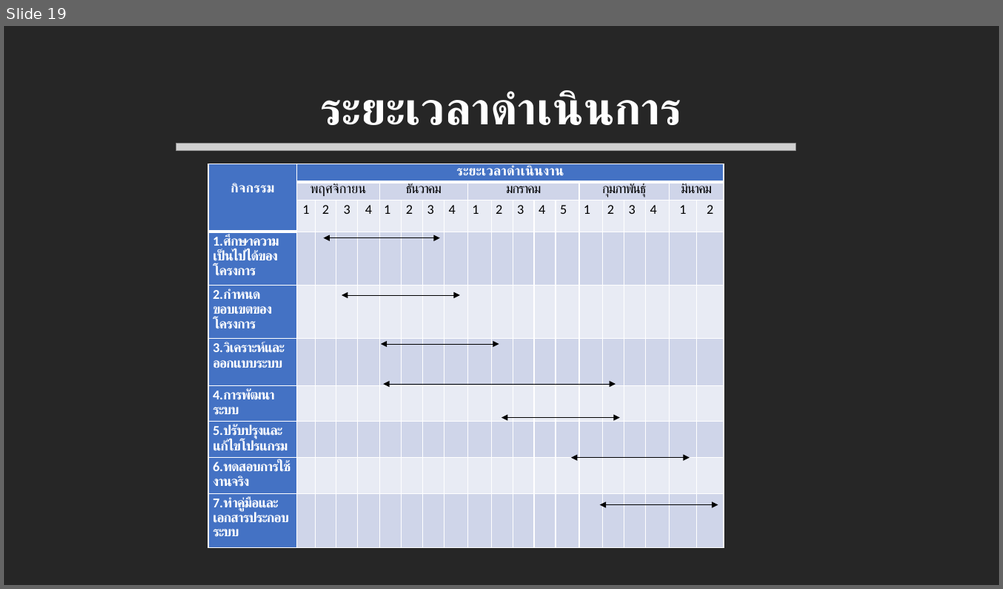
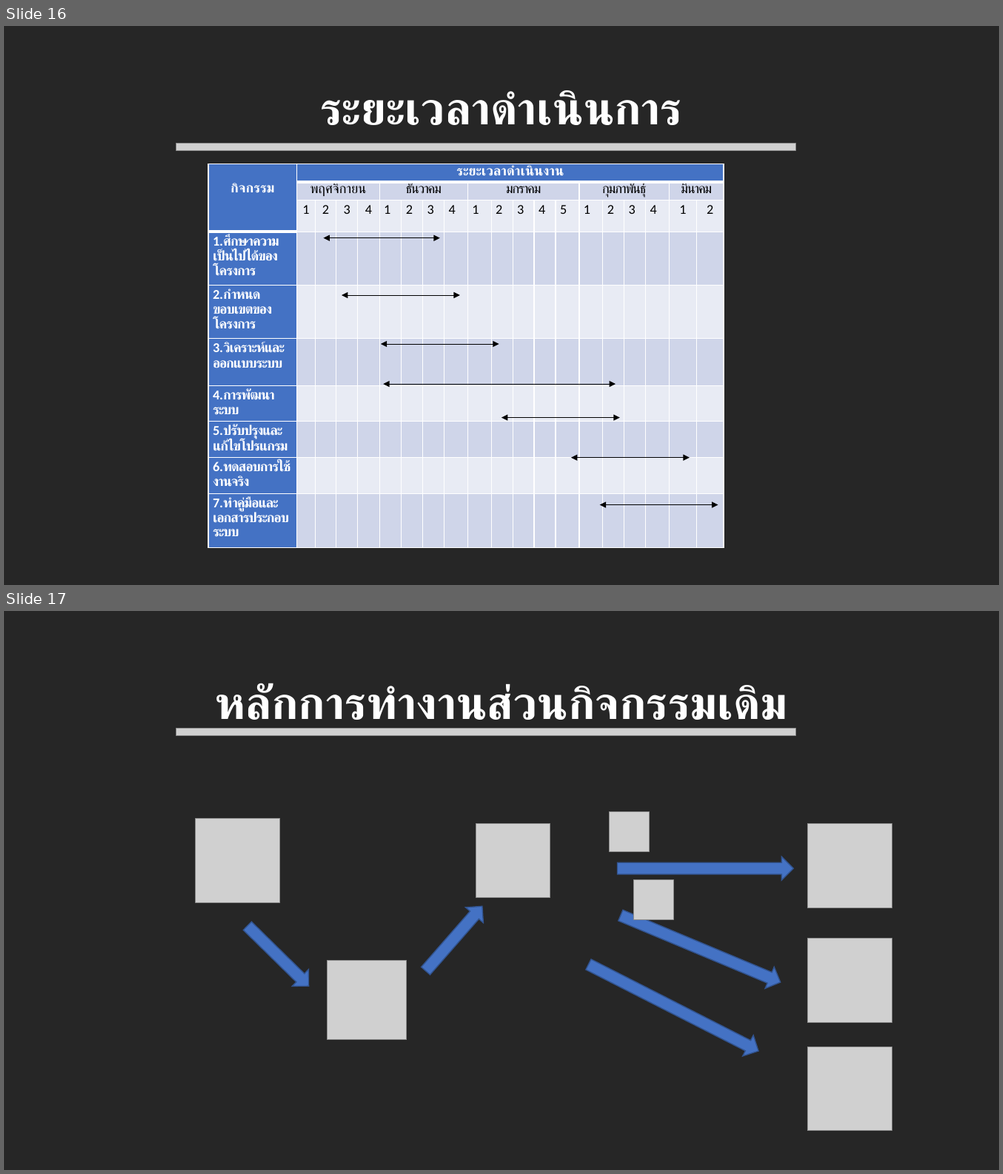
Before and after one commit to mickysara/MyBagProject, a slide deck: uploads/นำเสนอหัวข้อโปรเจค.pptx. Shown one above the other, each under a label of ours: slide 19 before the commit, slides 16 and 17 after it. The pictures are 1003x589 and 1003x1174 pixels, drawn with LibreOffice and Linux fonts; fonts in the diff are those of the drawing; grey boxes stand for pictures. Boxes give left, top, right and bottom in pixels: in the first picture for what was removed or moved away, otherwise in the second. Text is boxed around its words. In the diff, an @@ line names an element or a change of style, - is before the commit and + after.

```diff
--- a/uploads/นำเสนอหัวข้อโปรเจค.pptx
+++ b/uploads/นำเสนอหัวข้อโปรเจค.pptx
@@ slide 17 added at [4, 611, 999, 1170], background #262626 @@
@@ title added at [215, 684, 787, 732], 44 pt, text #FFFFFF, bold @@
+หลักการทำงานส่วนกิจกรรมเดิม
@@ picture added at [176, 728, 796, 735] @@
@@ picture added at [196, 818, 280, 903] @@
@@ picture added at [476, 823, 550, 897] @@
@@ picture added at [609, 812, 649, 852] @@
@@ picture added at [808, 823, 892, 908] @@
@@ right arrow added at [617, 857, 794, 880], fill #4472C4, outline #325491 1 pt @@
@@ right arrow added at [417, 899, 490, 979], fill #4472C4, outline #325491 1 pt @@
@@ picture added at [634, 880, 673, 920] @@
@@ right arrow added at [239, 918, 317, 994], fill #4472C4, outline #325491 1 pt @@
@@ right arrow added at [616, 906, 785, 994], fill #4472C4, outline #325491 1 pt @@
@@ picture added at [808, 939, 892, 1023] @@
@@ picture added at [327, 961, 407, 1041] @@
@@ right arrow added at [583, 954, 763, 1062], fill #4472C4, outline #325491 1 pt @@
@@ picture added at [808, 1047, 892, 1131] @@
@@ what was slide 19 is now slide 16 @@
```
Also in this commit, not shown: 7 slides changed, 1 other slide added, 1 slide removed, 10 other files.
